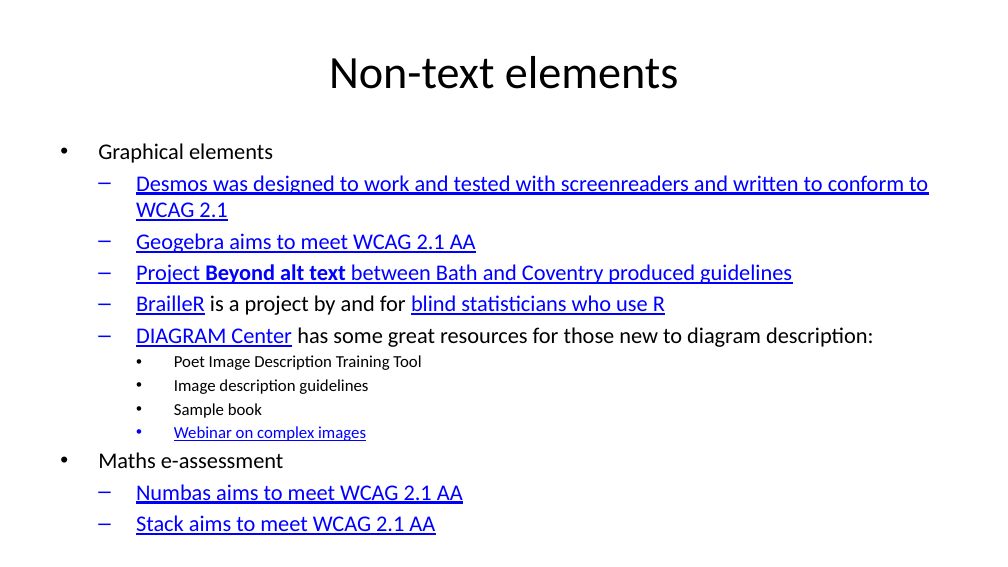
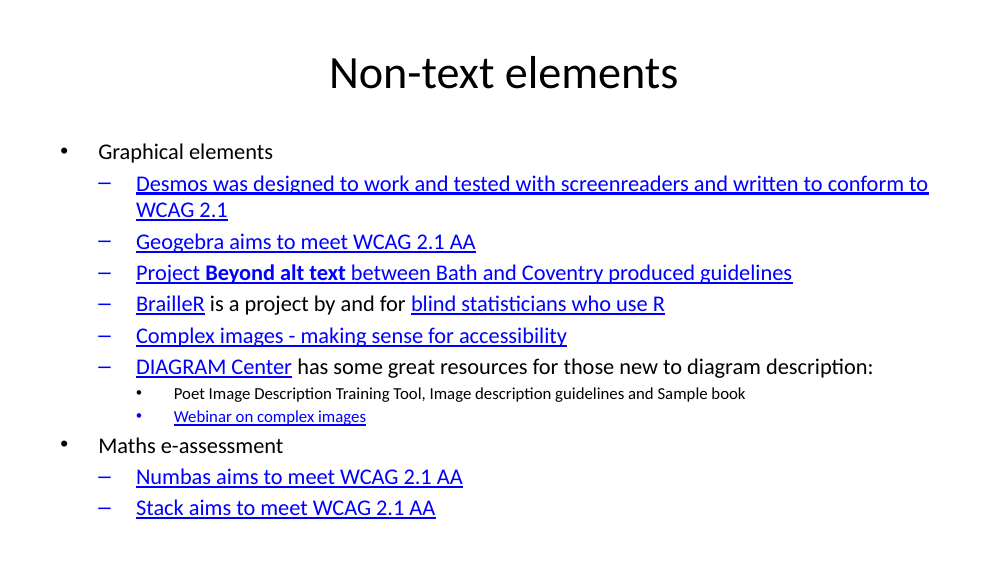
Before and after one commit to STEM-Enable/Quick-introduction-to-accessible-maths-2026, a slide deck: slide 18 of QuickIntroAccessibleMaths.pptx. Drawn at 1008x567 pixels with LibreOffice and Linux fonts; fonts in the diff are those of the drawing. Boxes give left, top, right and bottom in pixels: in the first picture for what was removed or moved away, otherwise in the second. Text is boxed around its words. In the diff, an @@ line names an element or a change of style, - is before the commit and + after.

Commit message:
Adding in AM's image guidelines

```diff
--- a/QuickIntroAccessibleMaths.pptx
+++ b/QuickIntroAccessibleMaths.pptx
@@ text at bbox=[136, 327, 567, 347]: paragraph added @@
+  – Complex images - making sense for accessibility
@@ text at bbox=[174, 387, 745, 402]: text changed @@
-    • Poet Image Description Training Tool
-    • Image description guidelines
-    • Sample book
+    • Poet Image Description Training Tool, Image description guidelines and Sample book
```
Also in this commit, not shown: 9 other files.
